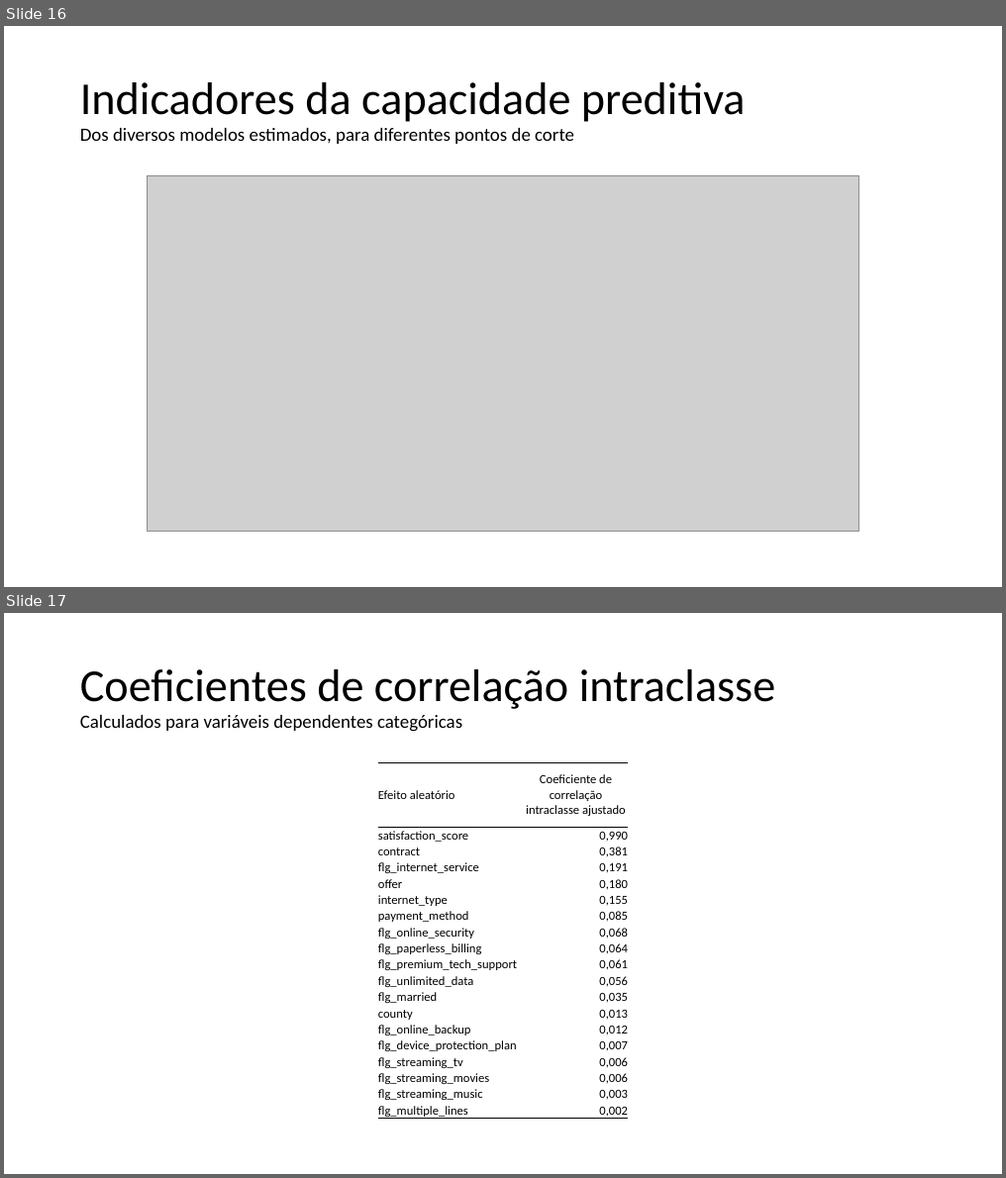
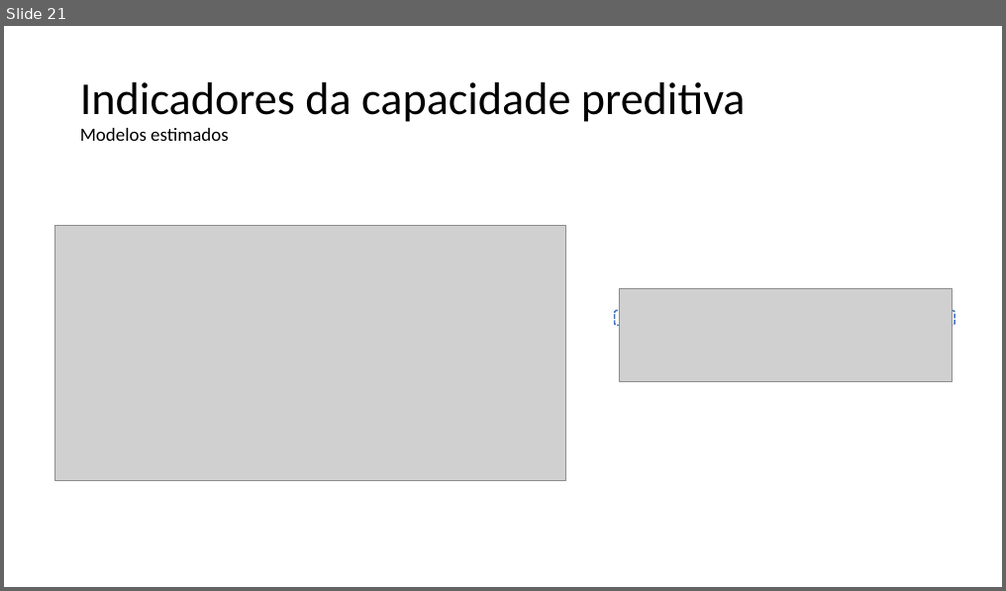
Before and after one commit to franzmonteiro/new_telco_churn, a slide deck: apresentacao.pptx. Shown one above the other, each under a label of ours: slides 16 and 17 before the commit, slide 21 after it. The pictures are 1006x1178 and 1006x591 pixels, drawn with LibreOffice and Linux fonts; fonts in the diff are those of the drawing; grey boxes stand for pictures; background and template pictures are left out. Boxes give left, top, right and bottom in pixels: in the first picture for what was removed or moved away, otherwise in the second. Text is boxed around its words. In the diff, an @@ line names an element or a change of style, - is before the commit and + after.

```diff
--- a/apresentacao.pptx
+++ b/apresentacao.pptx
@@ slide 17 removed at (4, 613, 1002, 1174), background picture (left out) @@
@@ title removed at (80, 669, 775, 732) @@
-Coeficientes de correlação intraclasse
-Calculados para variáveis dependentes categóricas
@@ table removed at (377, 762, 629, 1121), 19 rows, 2 columns @@
-Efeito aleatório | Coeficiente de correlação intraclasse ajustado
-satisfaction_score | 0,990
-contract | 0,381
-flg_internet_service | 0,191
-offer | 0,180
-internet_type | 0,155
-payment_method | 0,085
-flg_online_security | 0,068
-flg_paperless_billing | 0,064
-flg_premium_tech_support | 0,061
-flg_unlimited_data | 0,056
-flg_married | 0,035
-county | 0,013
-flg_online_backup | 0,012
-flg_device_protection_plan | 0,007
-flg_streaming_tv | 0,006
-flg_streaming_movies | 0,006
-flg_streaming_music | 0,003
-flg_multiple_lines | 0,002
@@ what was slide 16 is now slide 21 @@
@@ slide 21 changed as well @@
@@ title at (80, 82, 746, 141): text changed; size 18 to 44 pt @@
-Indicadores da capacidade preditiva
-Dos diversos modelos estimados, para diferentes pontos de corte
+Indicadores da capacidade preditiva
+Modelos estimados
@@ picture: place and size @@
-picture at (147, 175, 859, 532)
+picture at (54, 225, 566, 481)
@@ picture added at (619, 289, 951, 382) @@
@@ rounded rectangle added at (615, 310, 954, 325), outline #4472C4 1.5 pt dashed @@
```
Also in this commit, not shown: 8 other slides changed, 11 slides added, 7 other slides removed.
